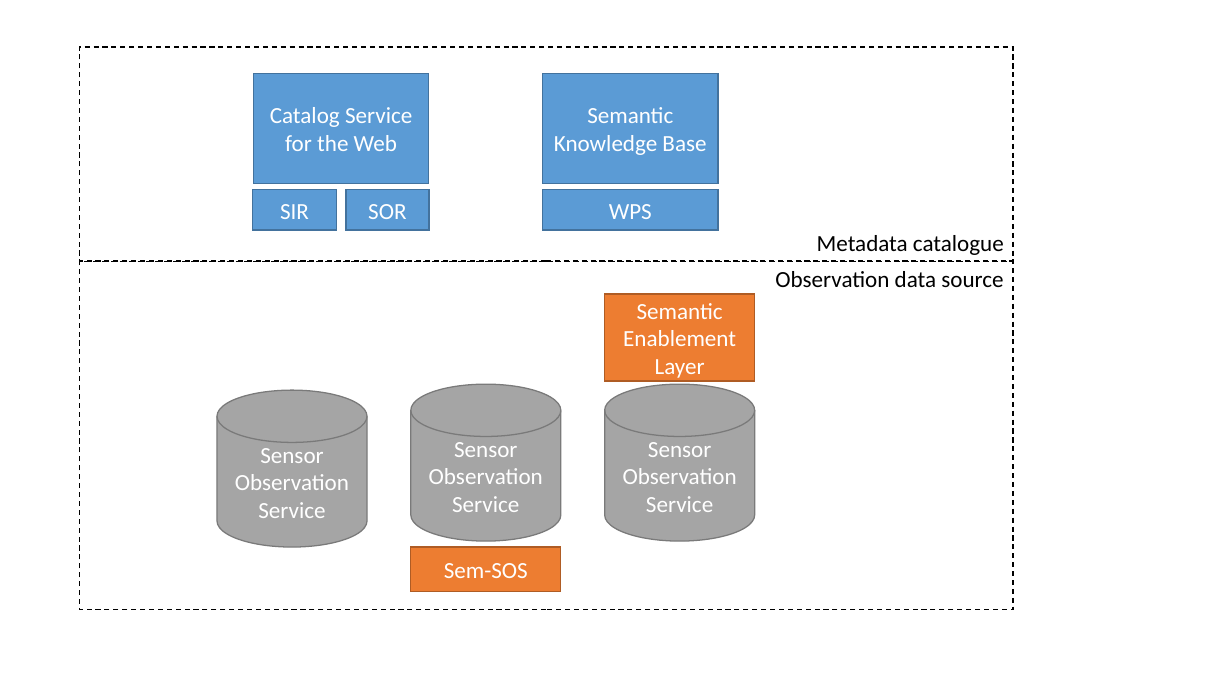
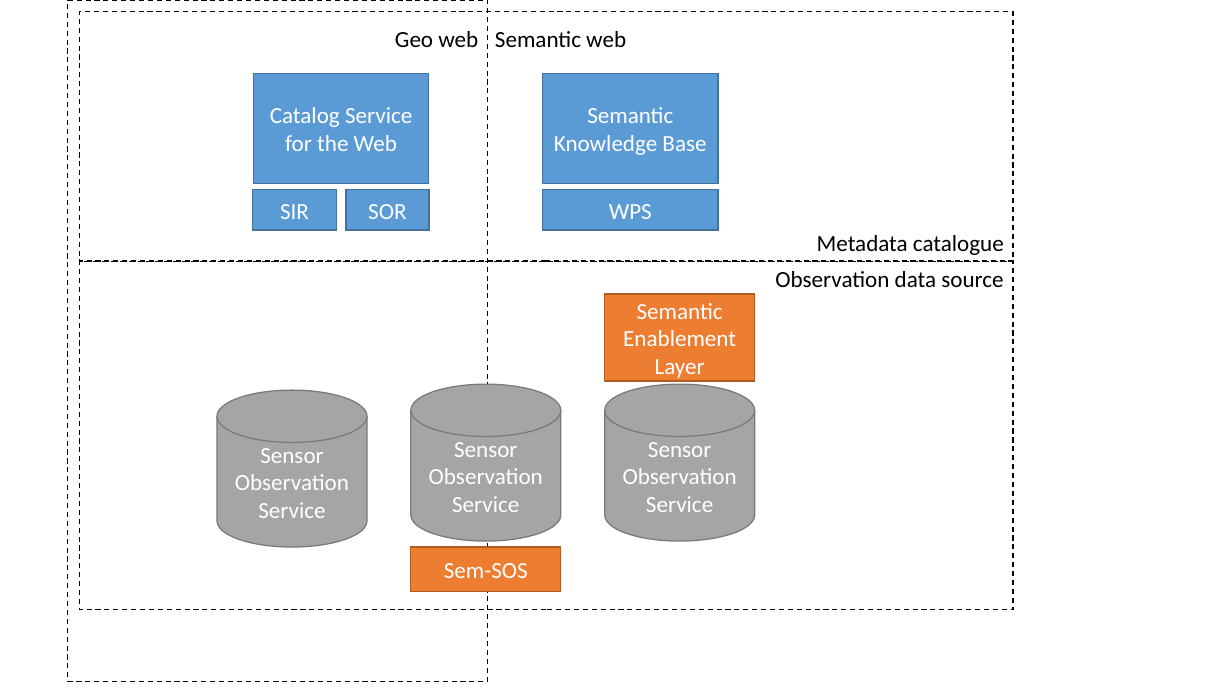
Before and after one commit to ivodeliefde/masterThesis, a slide deck: slide 7 of Reports/UML/diagram.pptx. Drawn at 1232x693 pixels with LibreOffice and Linux fonts; fonts in the diff are those of the drawing. Boxes give left, top, right and bottom in pixels: in the first picture for what was removed or moved away, otherwise in the second. Text is boxed around its words. In the diff, an @@ line names an element or a change of style, - is before the commit and + after.

```diff
--- a/Reports/UML/diagram.pptx
+++ b/Reports/UML/diagram.pptx
@@ rectangle added at [67,0,487,682], outline #000000 1 pt dashed @@
@@ rectangle: place and size @@
-rectangle at [79,47,1013,262]
+rectangle at [79,12,1013,262]
@@ text added at [395,31,478,47], 18 pt, text #000000 @@
+Geo web
@@ text added at [495,31,626,47], 18 pt, text #000000 @@
+Semantic web
```
Also in this commit, not shown: 5 other files.
